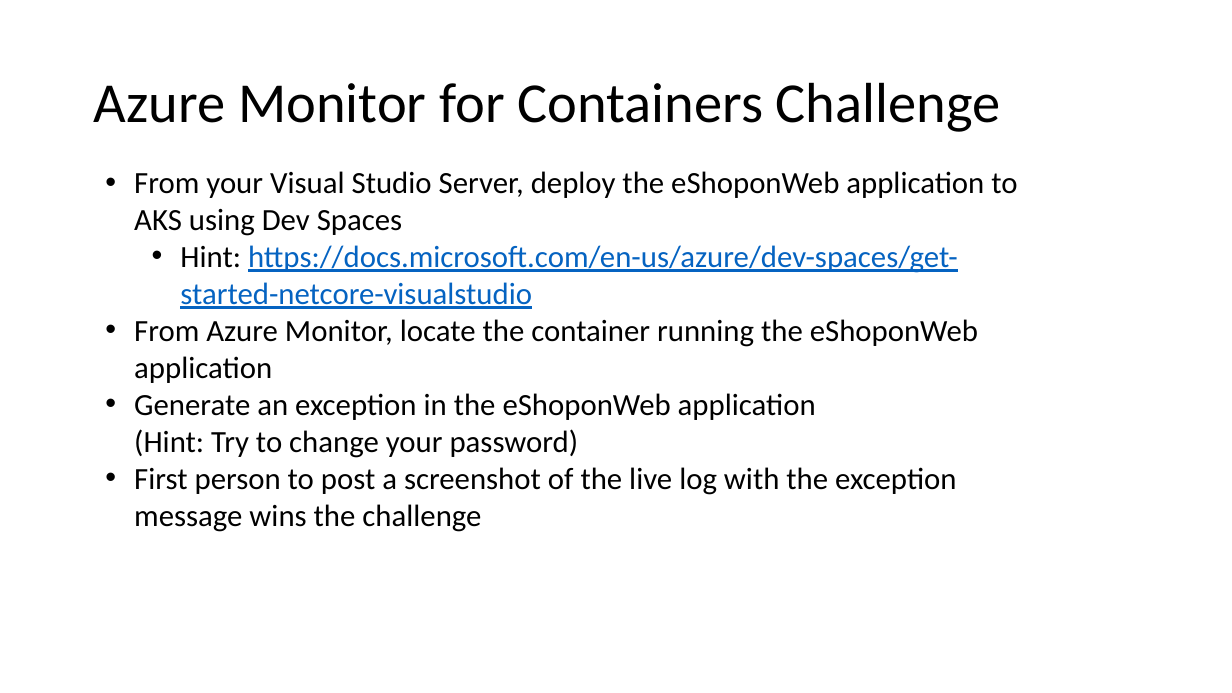
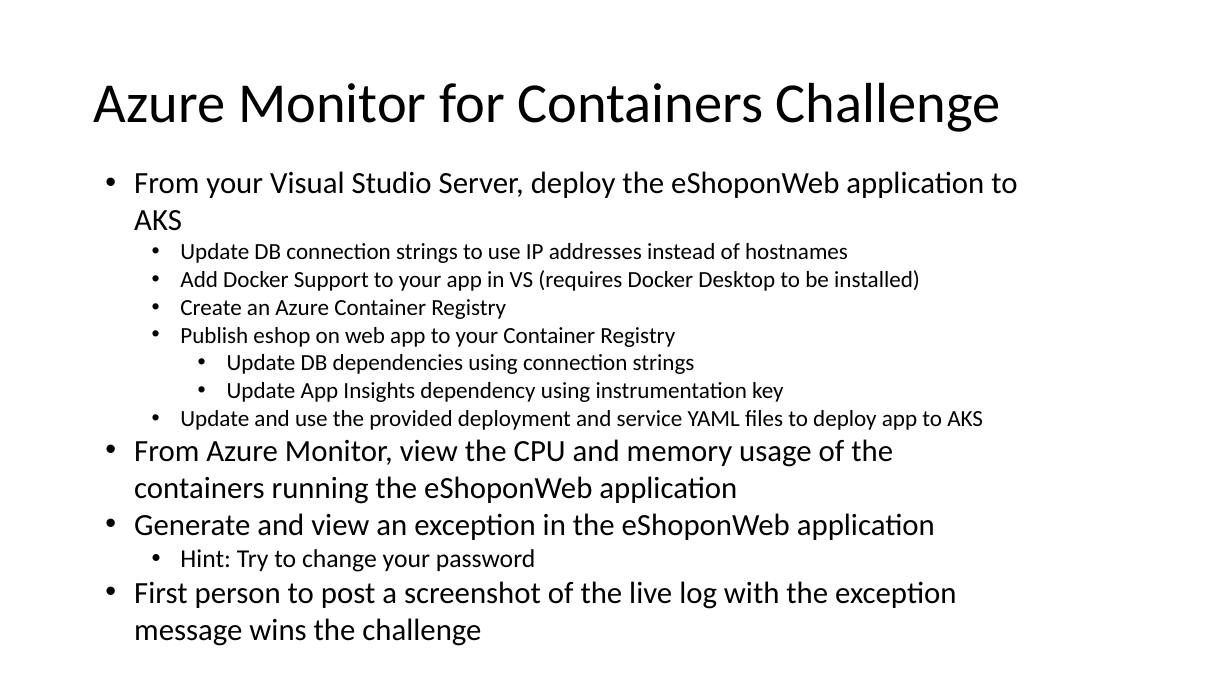
Before and after one commit to msghaleb/AzureMonitorHackathon, a slide deck: slide 8 of Student/Guides/Challenges.pptx (slide 7 before the commit). Drawn at 1232x693 pixels with LibreOffice and Linux fonts; fonts in the diff are those of the drawing. Boxes give left, top, right and bottom in pixels: in the first picture for what was removed or moved away, otherwise in the second. Text is boxed around its words. In the diff, an @@ line names an element or a change of style, - is before the commit and + after.

```diff
--- a/Student/Guides/Challenges.pptx
+++ b/Student/Guides/Challenges.pptx
@@ text at [134, 171, 1017, 572]: text changed; size 24 to 18 pt @@
-• From your Visual Studio Server, deploy the eShoponWeb application to AKS using Dev Spaces
-  • Hint: https://docs.microsoft.com/en-us/azure/dev-spaces/get-started-netcore-visualstudio
-• From Azure Monitor, locate the container running the eShoponWeb application
-• Generate an exception in the eShoponWeb application
-  (Hint: Try to change your password)
+• From your Visual Studio Server, deploy the eShoponWeb application to AKS
+  • Update DB connection strings to use IP addresses instead of hostnames
+  • Add Docker Support to your app in VS (requires Docker Desktop to be installed)
+  • Create an Azure Container Registry
+  • Publish eshop on web app to your Container Registry
+    • Update DB dependencies using connection strings
+    • Update App Insights dependency using instrumentation key
+  • Update and use the provided deployment and service YAML files to deploy app to AKS
+• From Azure Monitor, view the CPU and memory usage of the containers running the eShoponWeb application
+• Generate and view an exception in the eShoponWeb application
+  • Hint: Try to change your password
```
Also in this commit, not shown: 5 other slides changed.
